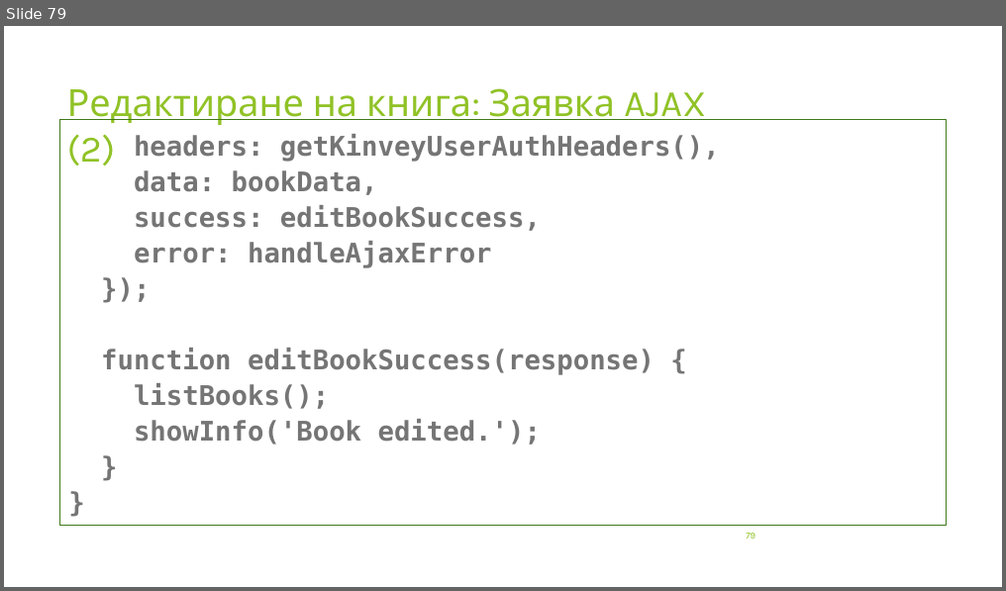
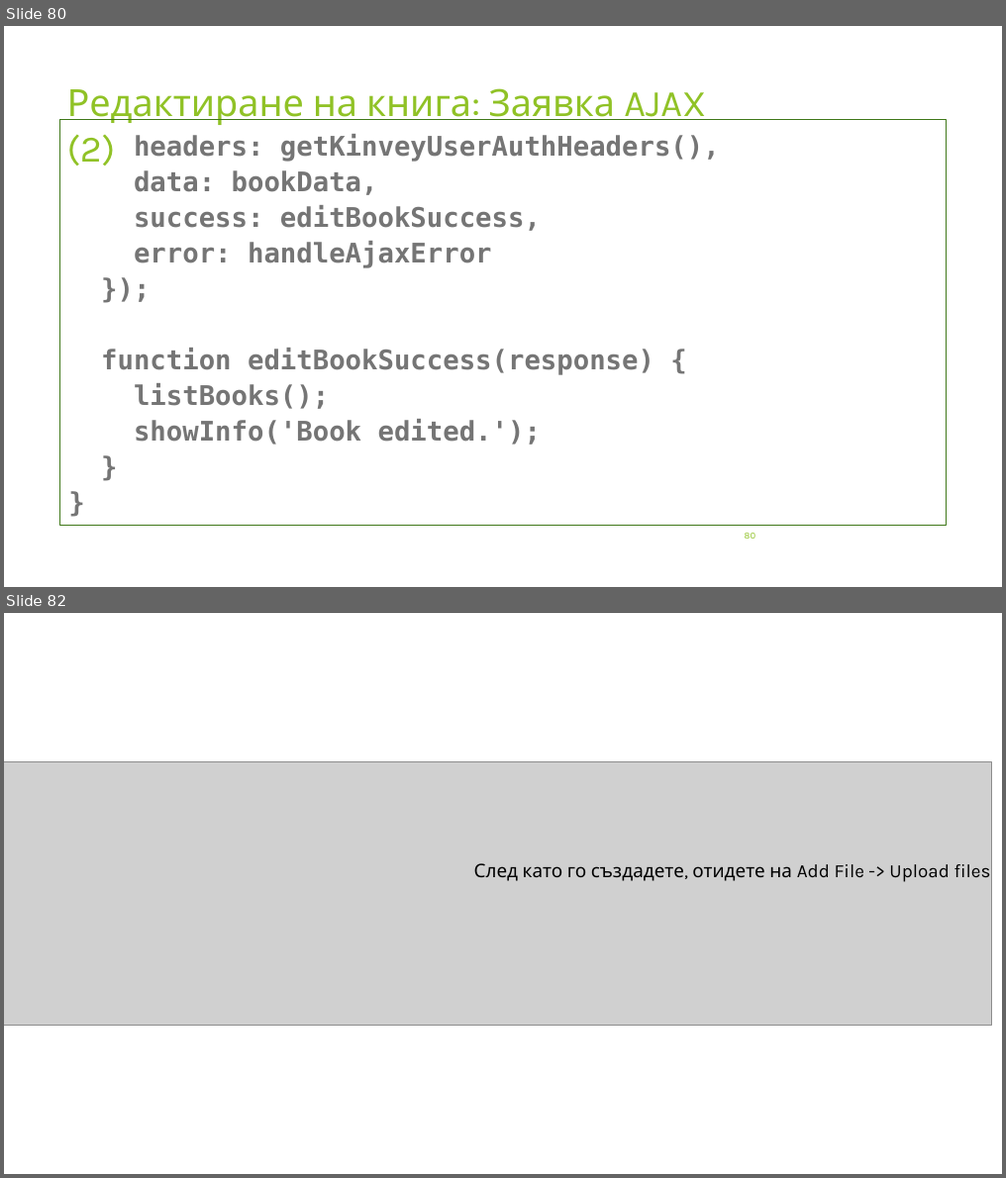
Before and after one commit to profjordanov/hybrid-app-development, a slide deck: 03. Async JS/tasks.pptx. Shown one above the other, each under a label of ours: slide 79 before the commit, slides 80 and 82 after it; the slides between them are not shown. The pictures are 1006x591 and 1006x1178 pixels, drawn with LibreOffice and Linux fonts; fonts in the diff are those of the drawing; grey boxes stand for pictures. Boxes give left, top, right and bottom in pixels: in the first picture for what was removed or moved away, otherwise in the second. Text is boxed around its words. In the diff, an @@ line names an element or a change of style, - is before the commit and + after.

```diff
--- a/03. Async JS/tasks.pptx
+++ b/03. Async JS/tasks.pptx
@@ slide 82 added at <box>4,613,1002,1174</box>, background #FFFFFF @@
@@ picture added at <box>4,761,991,1025</box> @@
@@ text added at <box>474,863,991,882</box>, 18 pt, text #000000 @@
+След като го създадете, отидете на Add File -> Upload files
@@ what was slide 79 is now slide 80 @@
@@ page number at <box>745,533,755,539</box>: text changed @@
-79
+80
```
Also in this commit, not shown: 1 slide changed, 4 other slides added, 1 other file.
